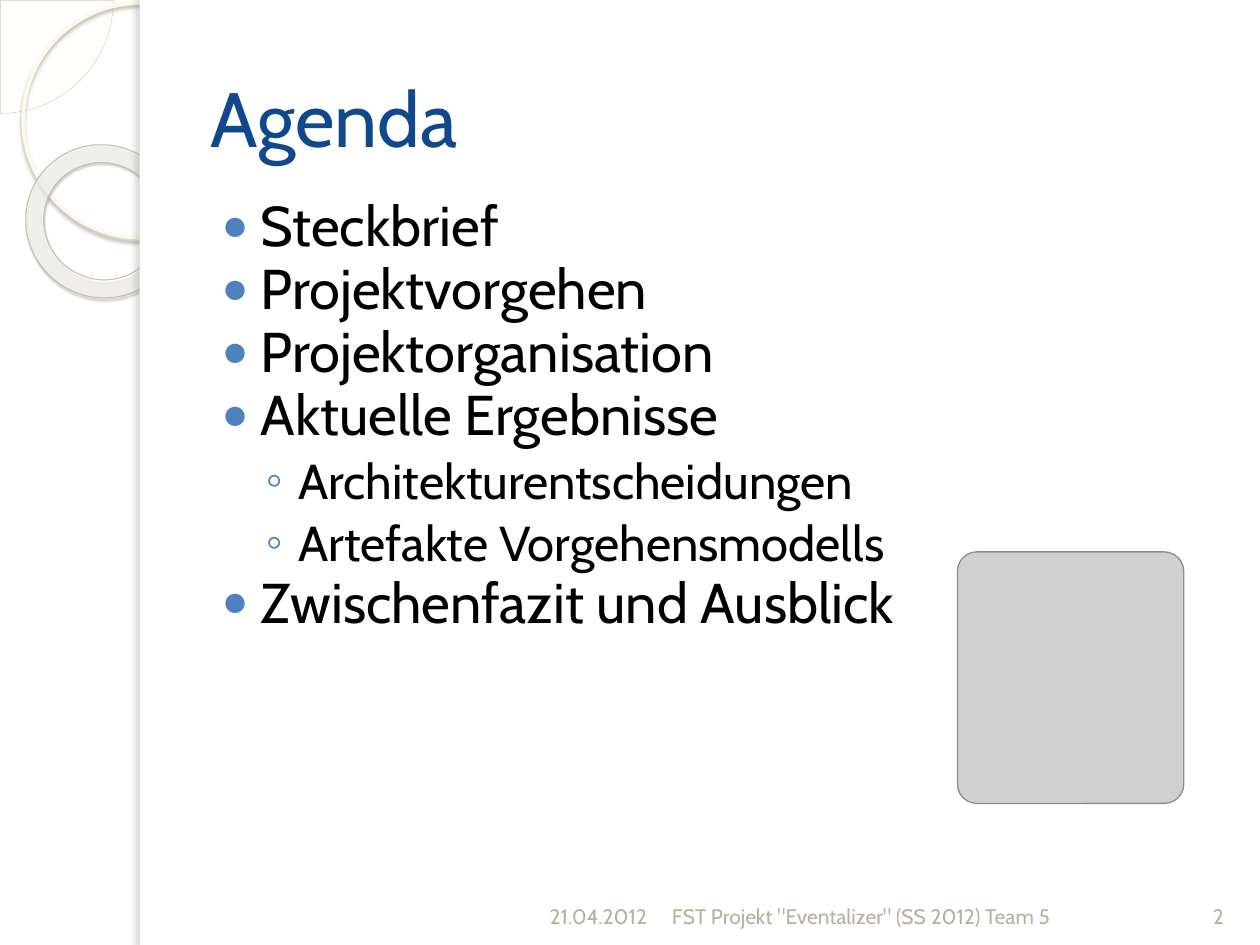
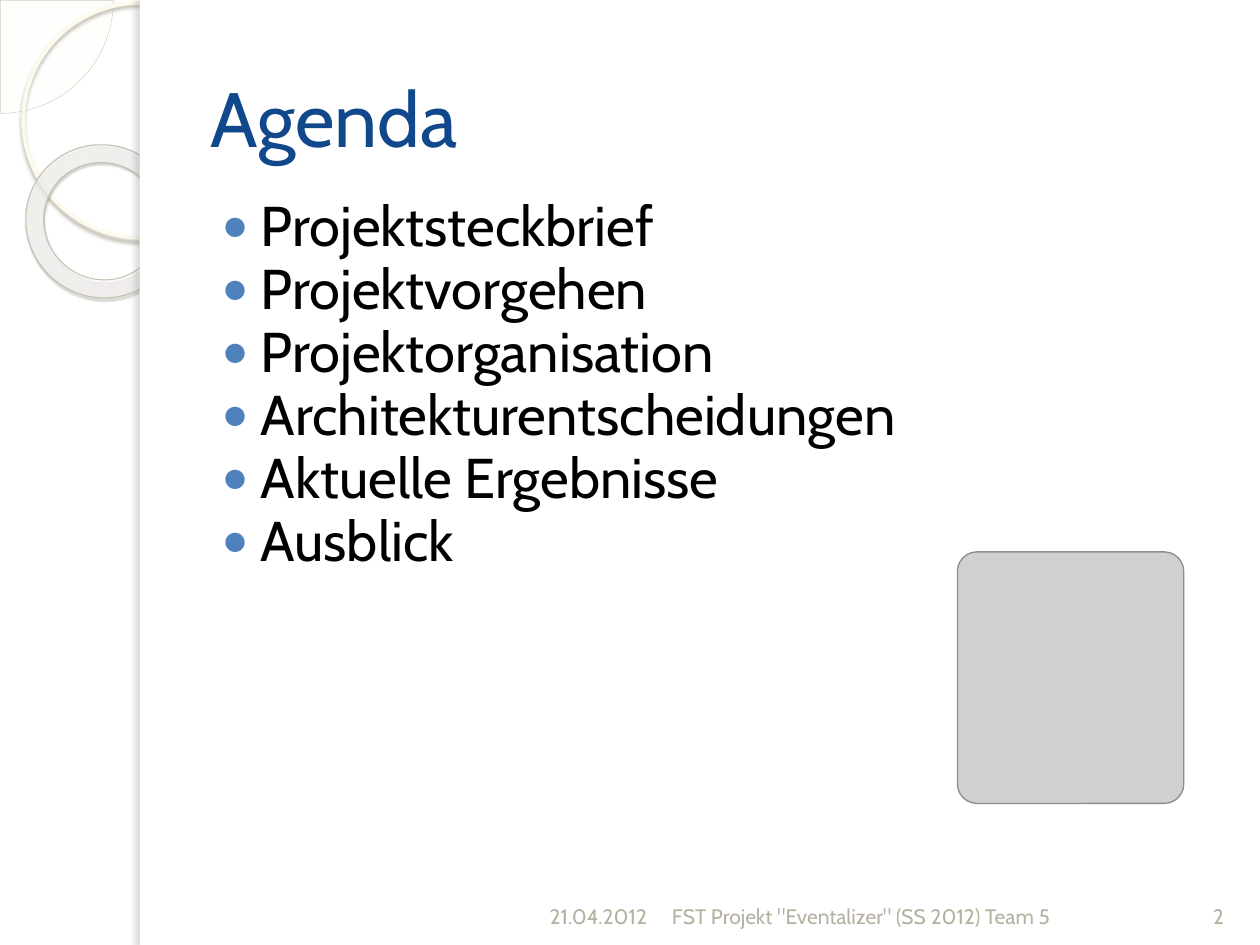
Before and after one commit to silkslostsoul/Eventalizer, a slide deck: slide 2 of Dokumente/Zwischenstand zum 2012-04-21_v2.pptx. Drawn at 1260x945 pixels with LibreOffice and Linux fonts; fonts in the diff are those of the drawing; grey boxes stand for pictures; background and template pictures are left out. Boxes give left, top, right and bottom in pixels: in the first picture for what was removed or moved away, otherwise in the second. Text is boxed around its words. In the diff, an @@ line names an element or a change of style, - is before the commit and + after.

```diff
--- a/Dokumente/Zwischenstand zum 2012-04-21_v2.pptx
+++ b/Dokumente/Zwischenstand zum 2012-04-21_v2.pptx
@@ text at (x1=261, y1=204, x2=654, y2=259): text changed @@
-● Steckbrief
+● Projektsteckbrief
@@ text at (x1=261, y1=393, x2=896, y2=448): paragraph added @@
+● Architekturentscheidungen
@@ text at (x1=261, y1=519, x2=454, y2=562): text changed; size 28 to 32 pt @@
-  ◦ Architekturentscheidungen
-  ◦ Artefakte Vorgehensmodells
-● Zwischenfazit und Ausblick
+● Ausblick
```
Also in this commit, not shown: 20 other slides changed, 3 slides removed, 5 other files.
